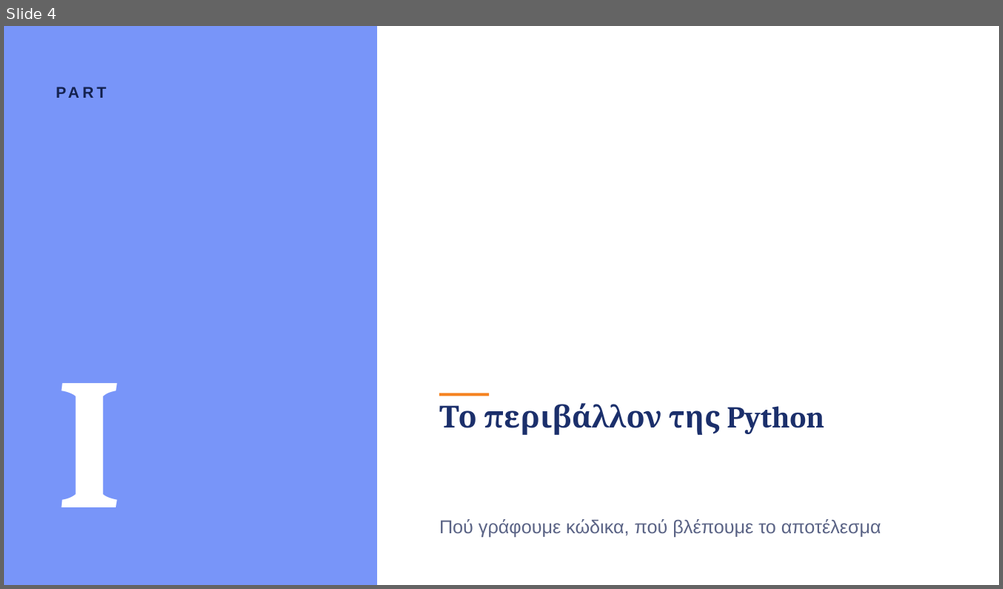
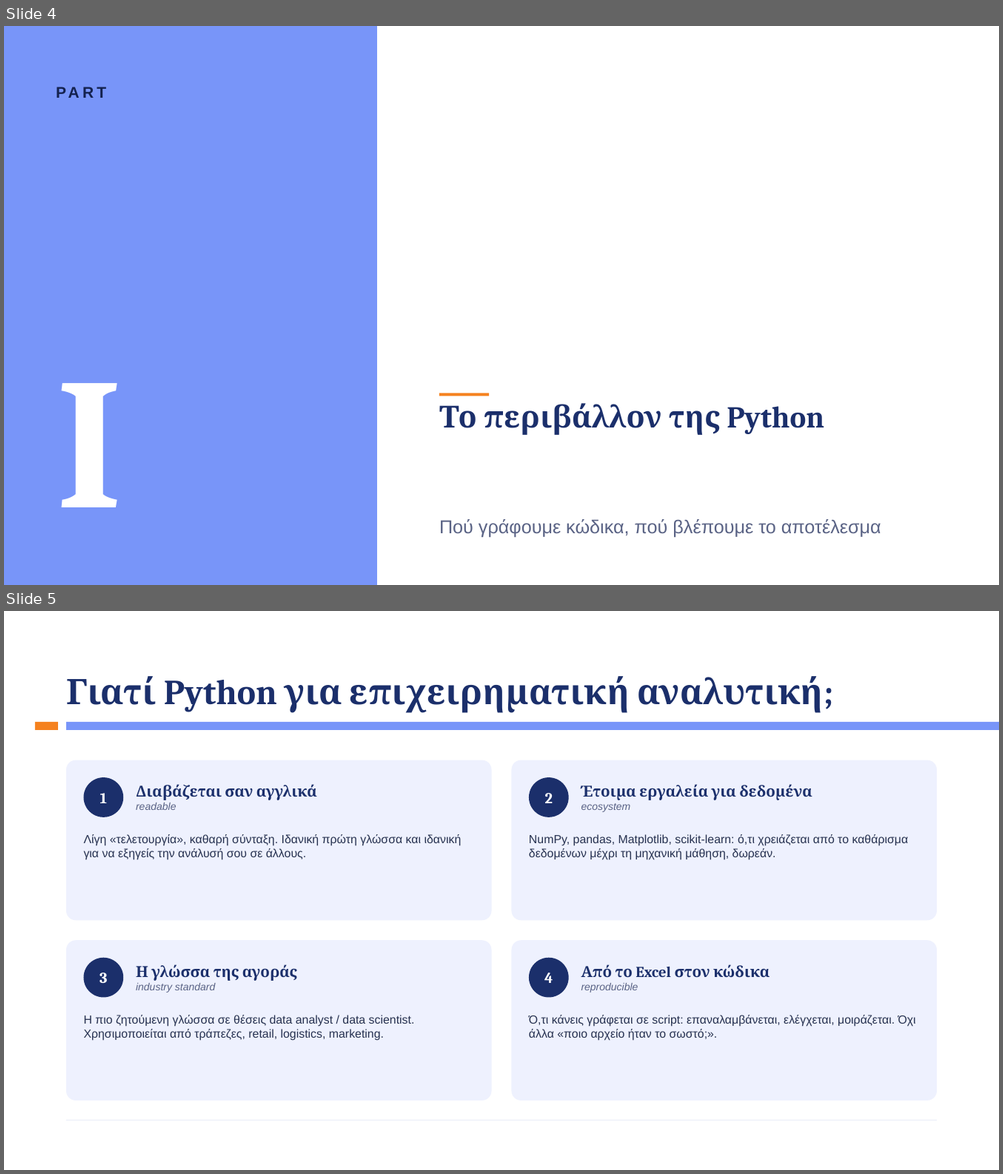
Before and after one commit to kalampokis/kalampokis.github.io, a slide deck: bap/Week3/BAP_Week3_Python_Basics.pptx. Shown one above the other, each under a label of ours: slide 4 before the commit, slides 4 and 5 after it. The pictures are 1003x589 and 1003x1174 pixels, drawn with LibreOffice and Linux fonts; fonts in the diff are those of the drawing. Boxes give left, top, right and bottom in pixels: in the first picture for what was removed or moved away, otherwise in the second. Text is boxed around its words. In the diff, an @@ line names an element or a change of style, - is before the commit and + after.

```diff
--- a/bap/Week3/BAP_Week3_Python_Basics.pptx
+++ b/bap/Week3/BAP_Week3_Python_Basics.pptx
@@ slide 5 added at (4, 611, 999, 1170), background #FFFFFF @@
@@ title added at (66, 676, 823, 713), 51 pt, text #1B2F6B, bold @@
+Γιατί Python για επιχειρηματική αναλυτική;
@@ rectangle added at (35, 722, 58, 730), fill #F5821F @@
@@ rectangle added at (66, 722, 999, 730), fill #7895F9 @@
@@ rounded rectangle added at (66, 760, 492, 920), fill #EEF1FE @@
@@ rounded rectangle added at (511, 760, 936, 920), fill #EEF1FE @@
@@ ellipse added at (84, 777, 123, 817), fill #1B2F6B, 22 pt, text #FFFFFF, bold @@
+1
@@ text added at (136, 784, 317, 810), 22 pt, text #1B2F6B, bold @@
+Διαβάζεται σαν αγγλικά
+readable
@@ ellipse added at (529, 777, 569, 817), fill #1B2F6B, 22 pt, text #FFFFFF, bold @@
+2
@@ text added at (581, 784, 811, 812), 22 pt, text #1B2F6B, bold @@
+Έτοιμα εργαλεία για δεδομένα
+ecosystem
@@ text added at (84, 834, 461, 860), 17 pt, text #26314F @@
+Λίγη «τελετουργία», καθαρή σύνταξη. Ιδανική πρώτη γλώσσα και ιδανική για να εξηγείς την ανάλυσή σου σε άλλους.
@@ text added at (529, 834, 908, 860), 17 pt, text #26314F @@
+NumPy, pandas, Matplotlib, scikit-learn: ό,τι χρειάζεται από το καθάρισμα δεδομένων μέχρι τη μηχανική μάθηση, δωρεάν.
@@ rounded rectangle added at (66, 940, 492, 1100), fill #EEF1FE @@
@@ rounded rectangle added at (511, 940, 936, 1100), fill #EEF1FE @@
@@ ellipse added at (84, 957, 123, 997), fill #1B2F6B, 22 pt, text #FFFFFF, bold @@
+3
@@ text added at (136, 965, 297, 993), 22 pt, text #1B2F6B, bold @@
+Η γλώσσα της αγοράς
+industry standard
@@ ellipse added at (529, 957, 569, 997), fill #1B2F6B, 22 pt, text #FFFFFF, bold @@
+4
@@ text added at (581, 965, 769, 993), 22 pt, text #1B2F6B, bold @@
+Από το Excel στον κώδικα
+reproducible
@@ text added at (84, 1015, 415, 1041), 17 pt, text #26314F @@
+Η πιο ζητούμενη γλώσσα σε θέσεις data analyst / data scientist. Χρησιμοποιείται από τράπεζες, retail, logistics, marketing.
@@ text added at (529, 1015, 916, 1041), 17 pt, text #26314F @@
+Ό,τι κάνεις γράφεται σε script: επαναλαμβάνεται, ελέγχεται, μοιράζεται. Όχι άλλα «ποιο αρχείο ήταν το σωστό;».
@@ rectangle added at (66, 1120, 936, 1121), fill #DDE2F5 @@
```
Also in this commit, not shown: 6 slides changed, 7 other slides added, 1 slide removed, 2 other files.
